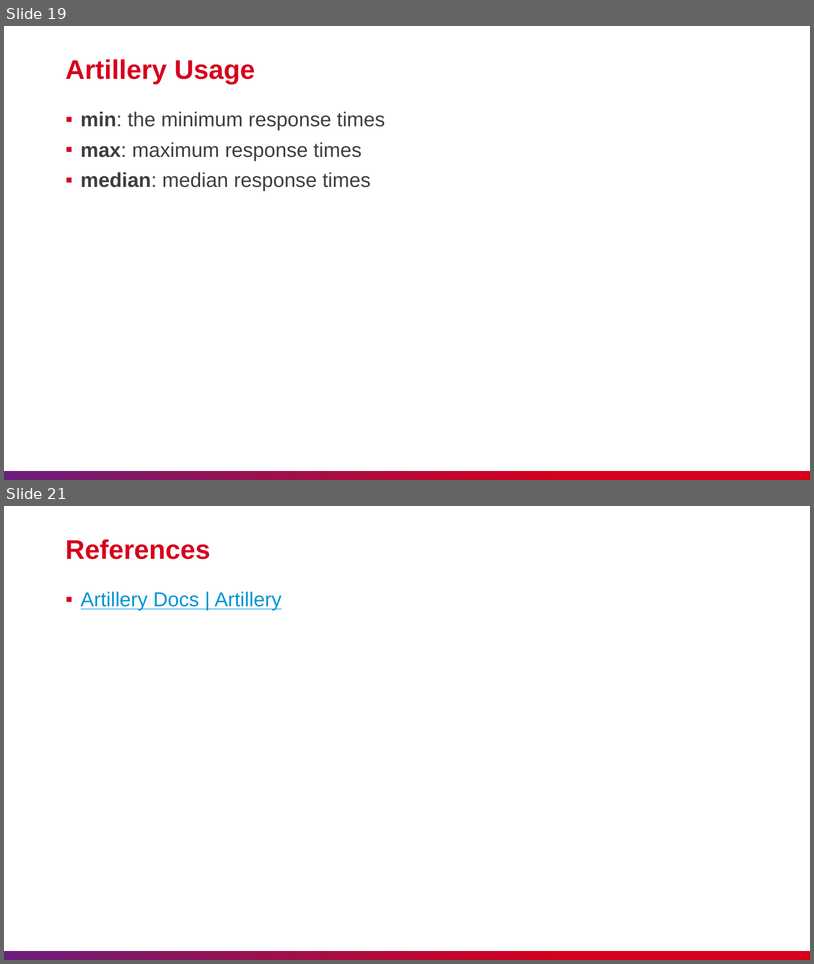
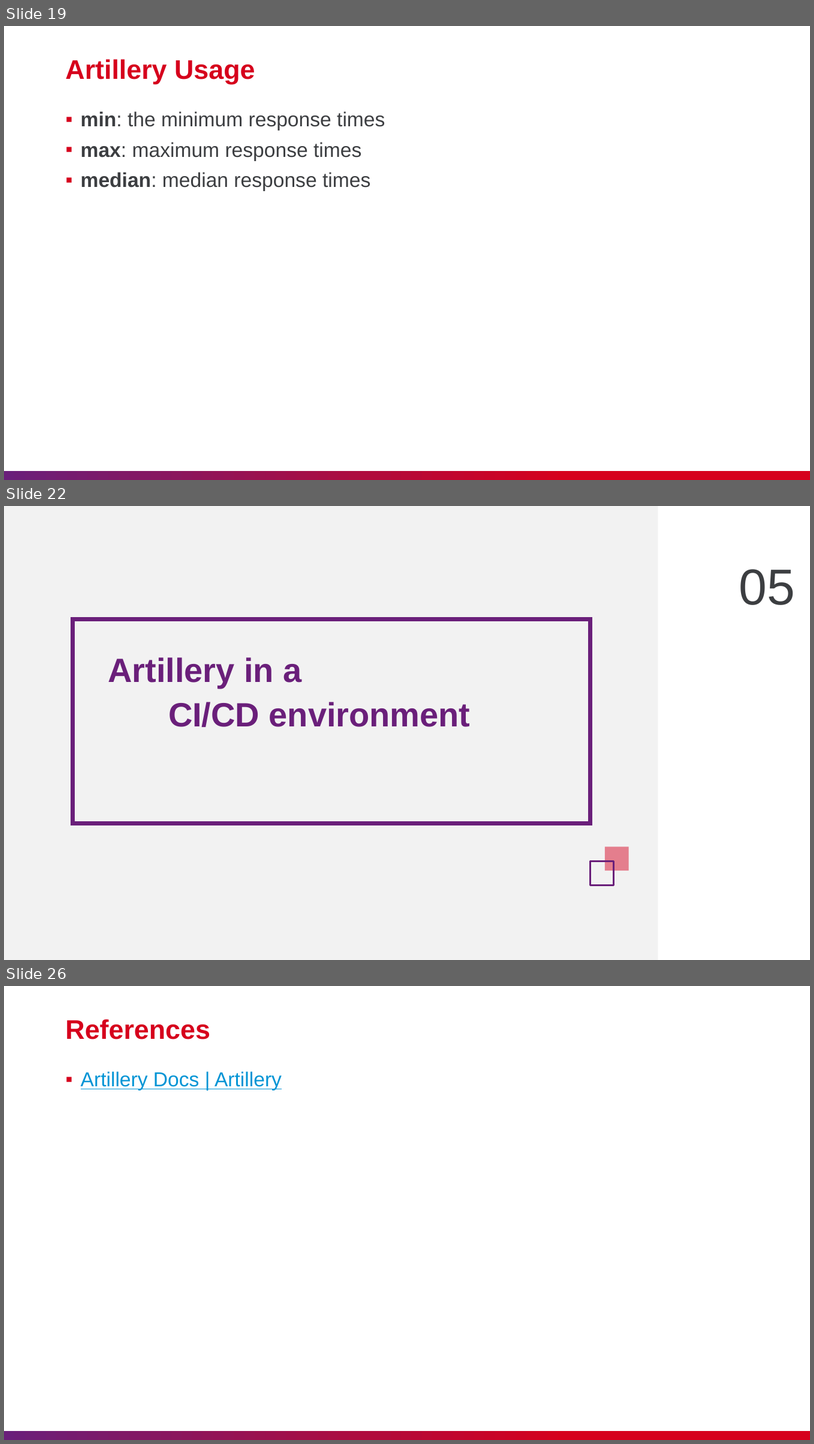
Before and after one commit to nashtech-garage/nodejs-vite-js_load_test, a slide deck: artillery/slide/NT_Artillery.pptx. Shown one above the other, each under a label of ours: slides 19 and 21 before the commit, slides 19, 22 and 26 after it; the slides between them are not shown. The pictures are 814x964 and 814x1444 pixels, drawn with LibreOffice and Linux fonts; fonts in the diff are those of the drawing. Boxes give left, top, right and bottom in pixels: in the first picture for what was removed or moved away, otherwise in the second. Text is boxed around its words. In the diff, an @@ line names an element or a change of style, - is before the commit and + after.

```diff
--- a/artillery/slide/NT_Artillery.pptx
+++ b/artillery/slide/NT_Artillery.pptx
@@ slide 22 added at bbox=[4, 506, 810, 960], background #FFFFFF @@
@@ rectangle added at bbox=[4, 506, 659, 960], fill #F2F2F2 @@
@@ text added at bbox=[740, 569, 795, 605], 60 pt, text #3C3E41 @@
+05
@@ rectangle added at bbox=[72, 619, 590, 823], outline #D6001C 5 pt @@
@@ text added at bbox=[108, 657, 471, 727], 40 pt, text gradient #6A1F7A to #D6001C, bold @@
+Artillery in a
+CI/CD environment
@@ rectangle added at bbox=[605, 847, 629, 870], fill #E47E8D @@
@@ rectangle added at bbox=[591, 861, 614, 885], outline #6A1F7A 2.25 pt @@
@@ what was slide 21 is now slide 26 @@
```
Also in this commit, not shown: 2 slides changed, 4 other slides added.
